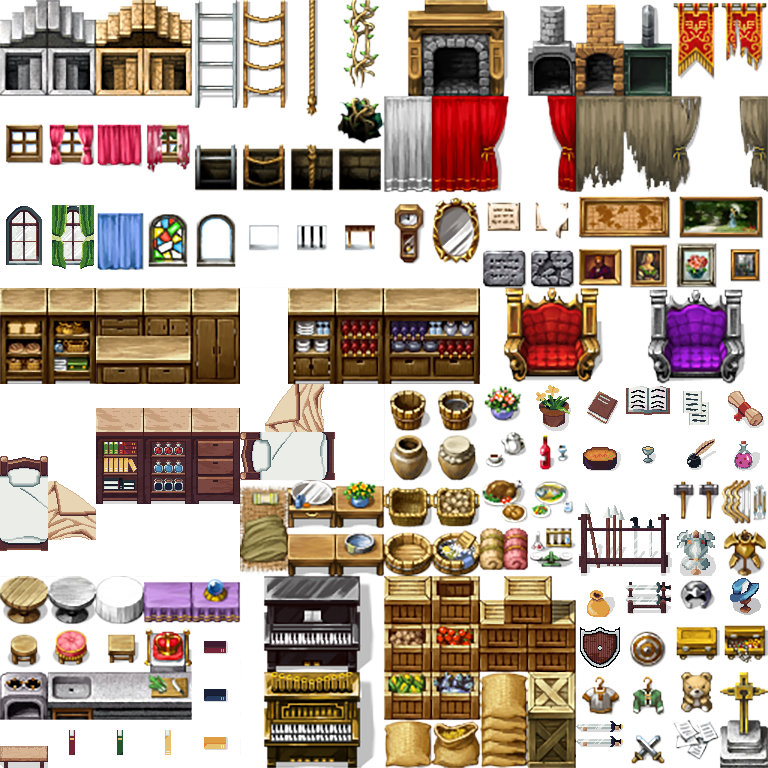
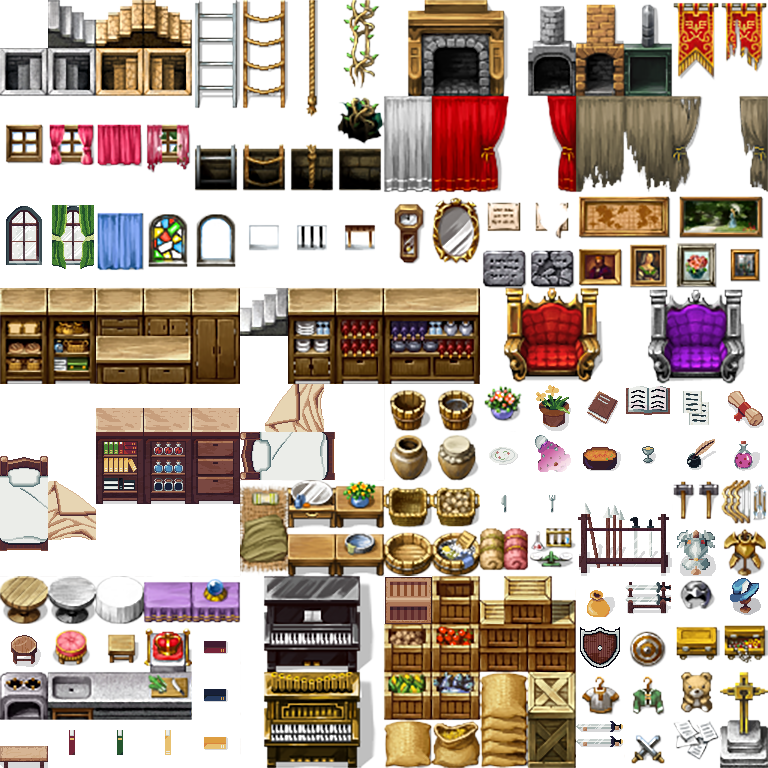
Comparing the layer stacks of the two 768 x 768 images. Changes:
added layer "Spilled Potion" above "Fork" over box(535, 435, 571, 472)
added layer "Fork" above "Knife" over box(549, 495, 556, 513)
added layer "Knife" above "Plate" over box(501, 495, 507, 513)
added layer "Plate" above "Crate" over box(489, 447, 518, 465)
added layer "Crate" above "Stool" over box(385, 577, 432, 624)
added layer "Stool" above "Layer 1" over box(11, 635, 41, 667)
painted on "Layer 1" over box(0, 0, 576, 672)